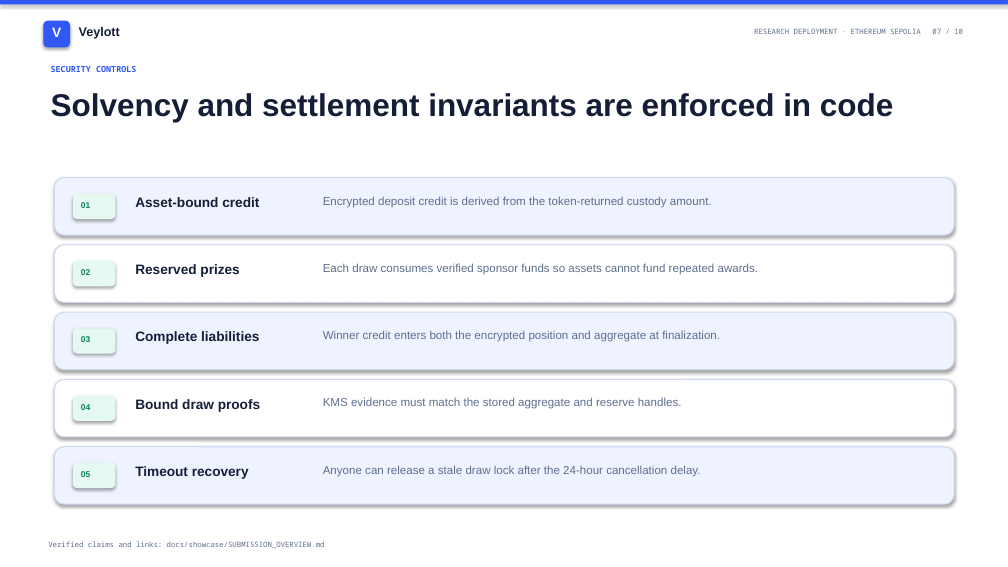
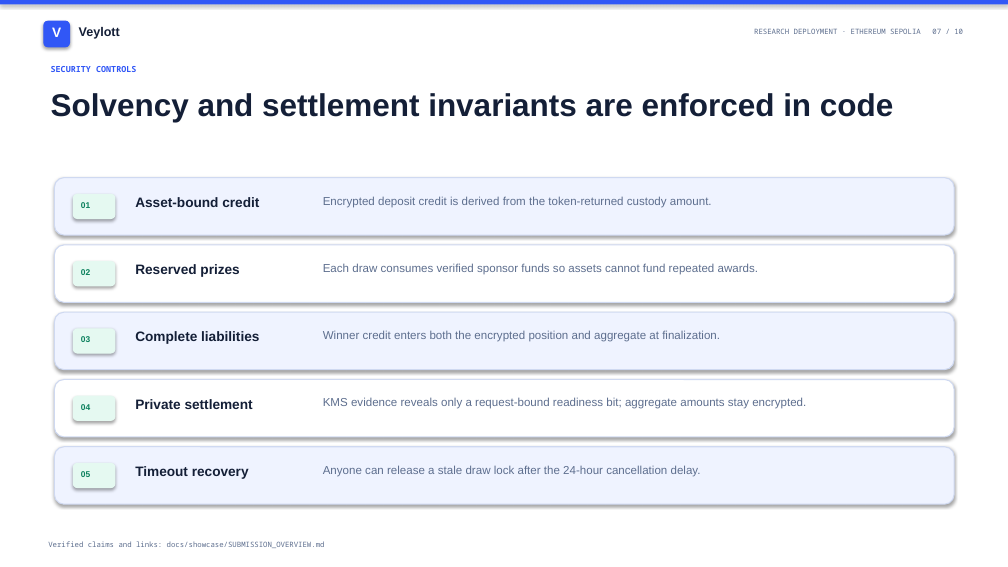
Before and after one commit to Webghost01-NG/cipherpool, a slide deck: slide 7 of docs/showcase/presentation/Veylott-Presentation.pptx. Drawn at 1008x567 pixels with LibreOffice and Linux fonts; fonts in the diff are those of the drawing. Boxes give left, top, right and bottom in pixels: in the first picture for what was removed or moved away, otherwise in the second. Text is boxed around its words. In the diff, an @@ line names an element or a change of style, - is before the commit and + after.

```diff
--- a/docs/showcase/presentation/Veylott-Presentation.pptx
+++ b/docs/showcase/presentation/Veylott-Presentation.pptx
@@ text at (135, 399, 253, 409): text changed @@
-Bound draw proofs
+Private settlement
@@ text at (323, 397, 806, 409): text changed @@
-KMS evidence must match the stored aggregate and reserve handles.
+KMS evidence reveals only a request-bound readiness bit; aggregate amounts stay encrypted.
```
Also in this commit, not shown: 7 other slides changed, 14 other files.
